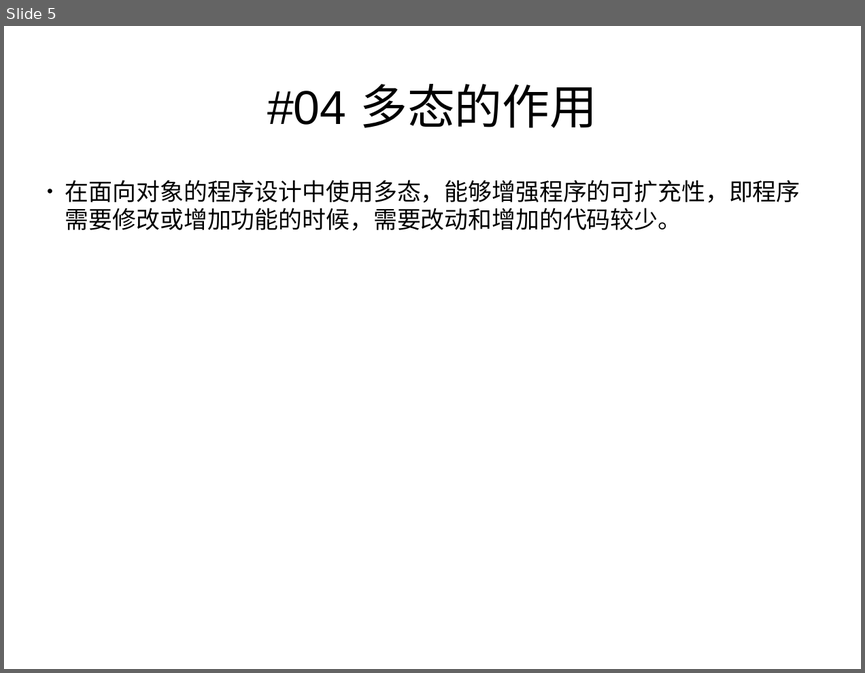
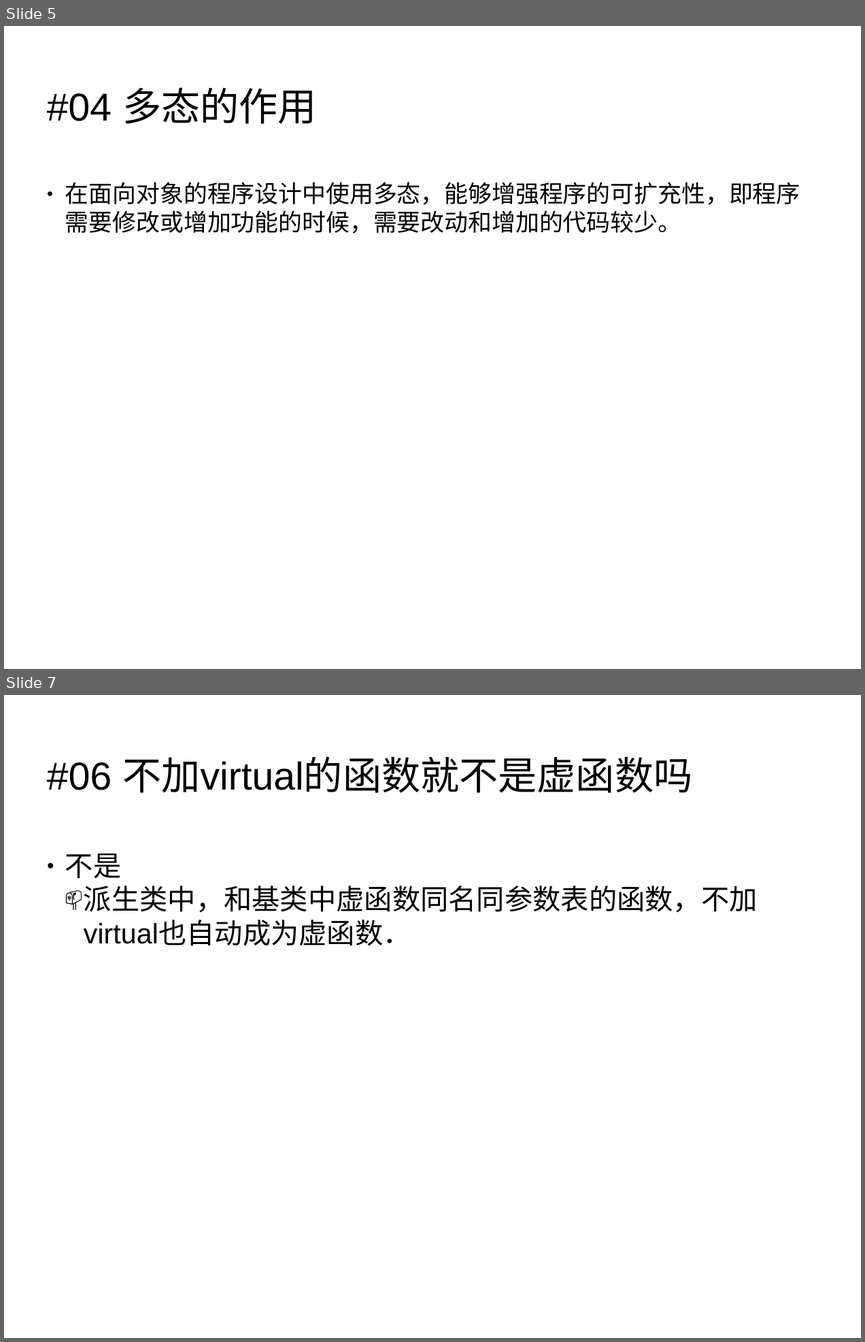
Before and after one commit to botaichang/cplus_slides, a slide deck: c++deep022_虚函数与多态.pptx. Shown one above the other, each under a label of ours: slide 5 before the commit, slides 5 and 7 after it; the slides between them are not shown. The pictures are 865x673 and 865x1342 pixels, drawn with LibreOffice and Linux fonts; fonts in the diff are those of the drawing; background and template pictures are left out. Boxes give left, top, right and bottom in pixels: in the first picture for what was removed or moved away, otherwise in the second. Text is boxed around its words. In the diff, an @@ line names an element or a change of style, - is before the commit and + after.

```diff
--- a/c++deep022_虚函数与多态.pptx
+++ b/c++deep022_虚函数与多态.pptx
@@ slide 7 added at [4,695,861,1338], background picture (left out) @@
@@ text added at [47,757,692,793], 36 pt, text #000000 @@
+#06 不加virtual的函数就不是虚函数吗
@@ text added at [65,853,757,946], 26 pt, text #000000 @@
+● 不是
+  📫 派生类中，和基类中虚函数同名同参数表的函数，不加virtual也自动成为虚函数．
@@ slide 5 changed as well @@
@@ text "#04 多态的作用": place and size @@
-text "#04 多态的作用" at [267,84,597,128]
+text "#04 多态的作用" at [47,87,317,124]
@@ text "#04 多态的作用" at [47,87,317,124]: size 44 to 36 pt; alignment centre to left @@
@@ text "在面向对象的程序设计中使用多态，能够增强程序的可扩充性，即程序需要修改或增加功能的时候，需要改动和增加的代码较少。": place and size @@
-text "在面向对象的程序设计中使用多态，能够增强程序的可扩充性，即程序需要修改或增加功能的时候，需要改动和增加的代码较少。" at [65,180,800,231]
+text "在面向对象的程序设计中使用多态，能够增强程序的可扩充性，即程序需要修改或增加功能的时候，需要改动和增加的代码较少。" at [65,182,800,233]
```
Also in this commit, not shown: 4 other slides changed, 5 other slides added, 5 other files.
